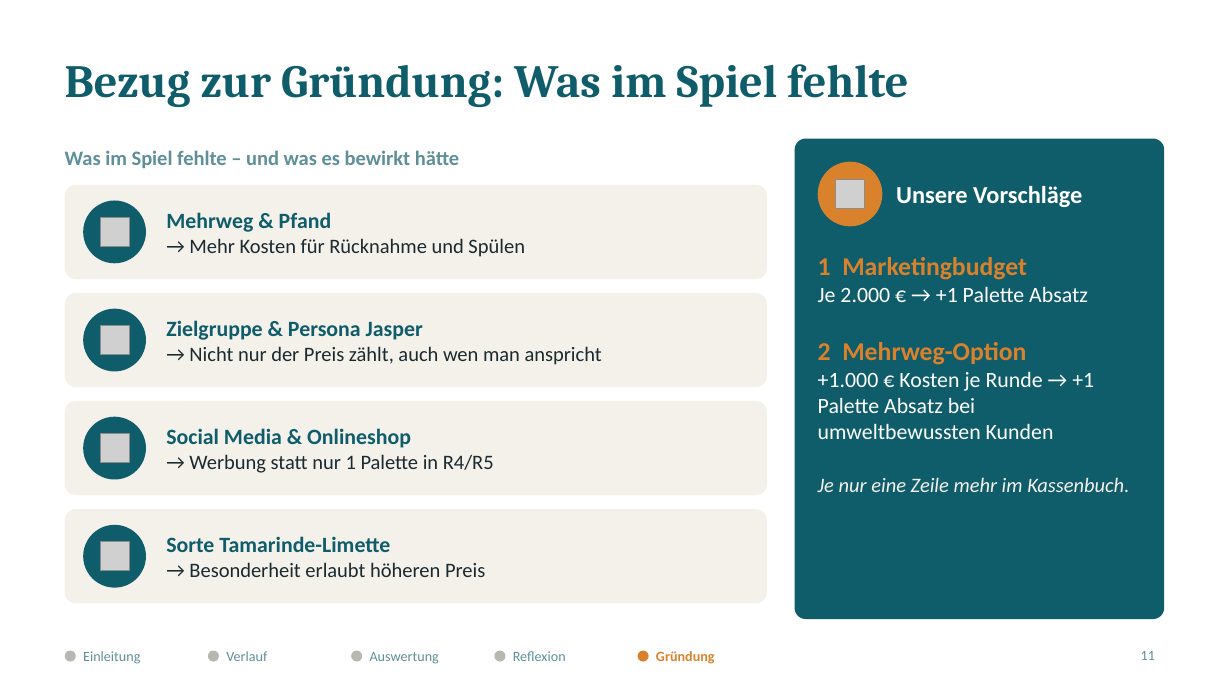
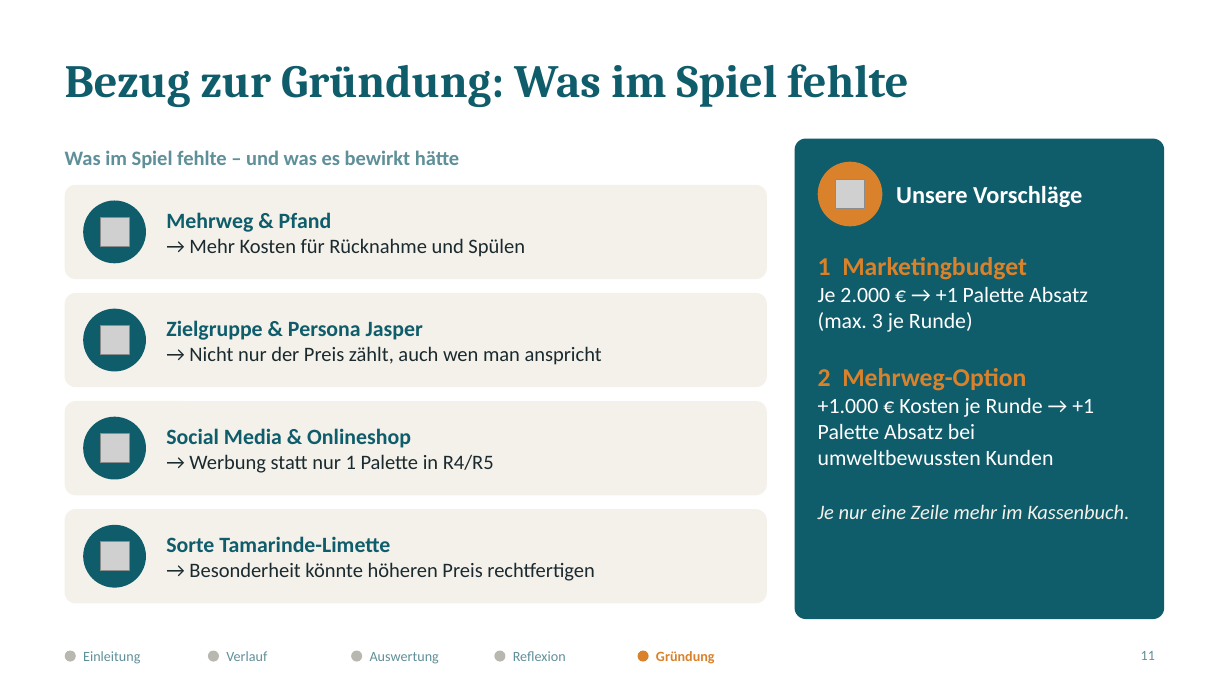
Before and after one commit to jofy0002/claude-workspace, a slide deck: slide 11 of endpraesentation/Elbharz_Endpraesentation.pptx. Drawn at 1232x693 pixels with LibreOffice and Linux fonts; fonts in the diff are those of the drawing; grey boxes stand for pictures. Boxes give left, top, right and bottom in pixels: in the first picture for what was removed or moved away, otherwise in the second. Text is boxed around its words. In the diff, an @@ line names an element or a change of style, - is before the commit and + after.

```diff
--- a/endpraesentation/Elbharz_Endpraesentation.pptx
+++ b/endpraesentation/Elbharz_Endpraesentation.pptx
@@ text at (x1=818, y1=287, x2=1088, y2=332): text changed @@
-Je 2.000 € → +1 Palette Absatz
+Je 2.000 € → +1 Palette Absatz (max. 3 je Runde)
@@ text at (x1=189, y1=562, x2=594, y2=581): text changed @@
-→ Besonderheit erlaubt höheren Preis
+→ Besonderheit könnte höheren Preis rechtfertigen
```
Also in this commit, not shown: 6 other slides changed, 6 other files.
